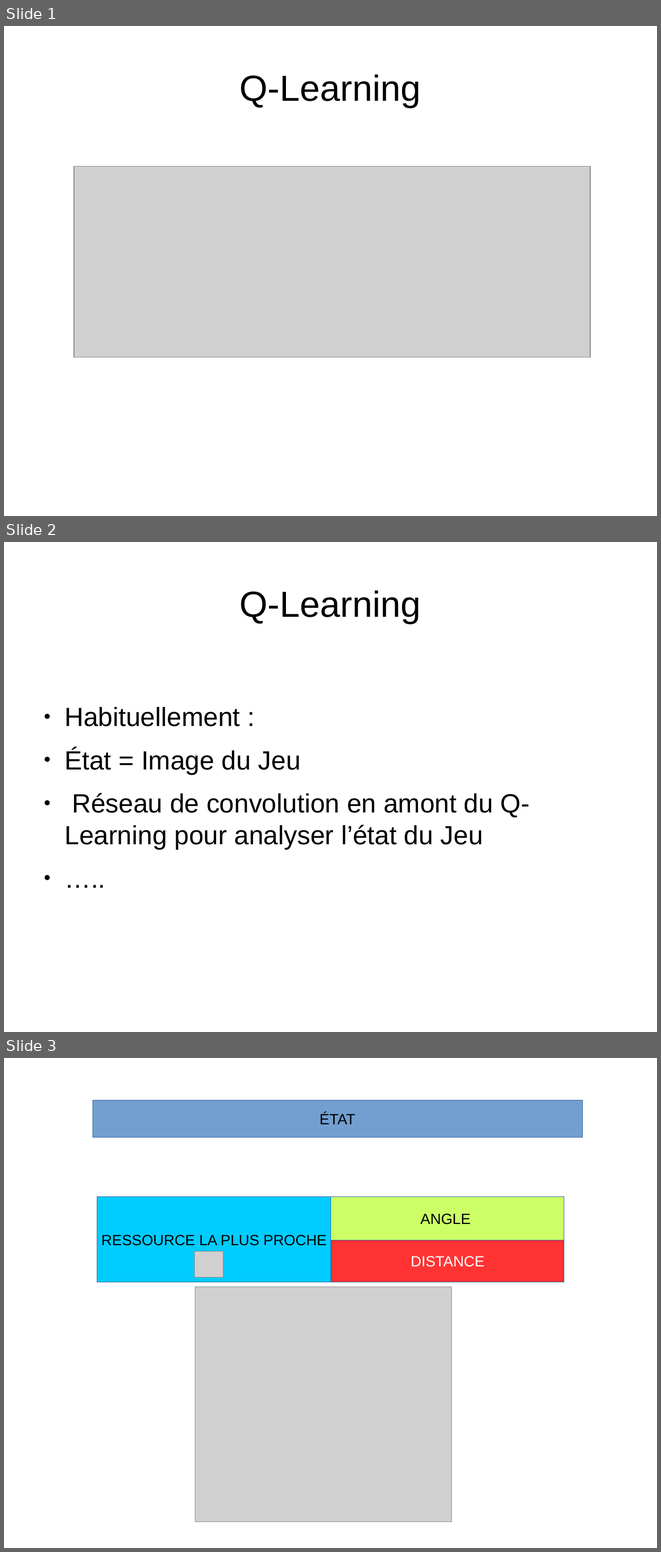
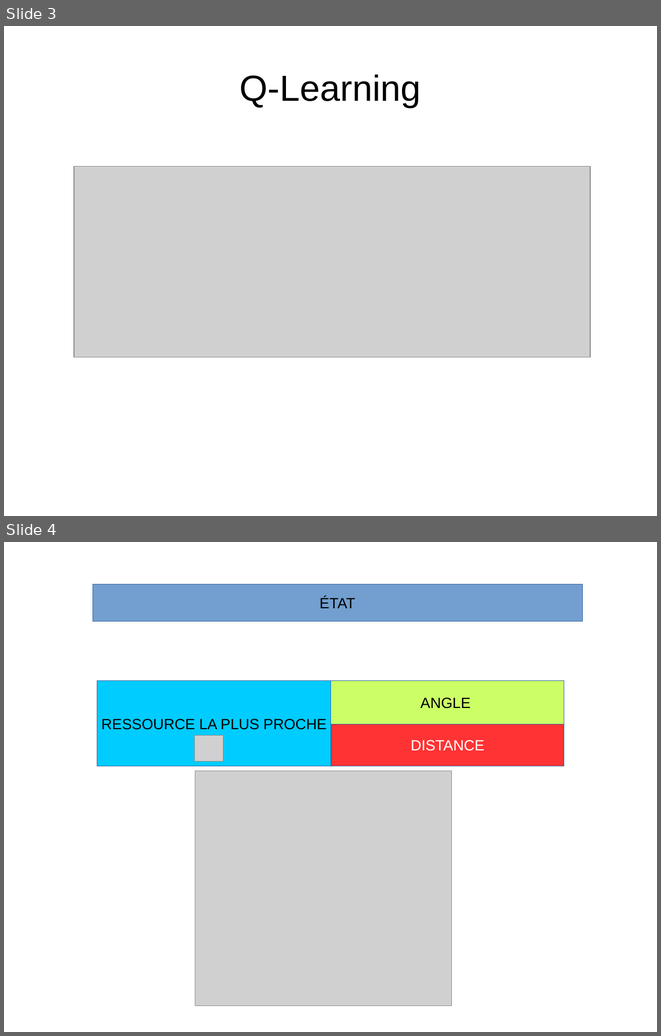
Before and after one commit to pfpimenta/projet_majeure, a slide deck: Presentation.odp. Shown one above the other, each under a label of ours: slides 1, 2 and 3 before the commit, slides 3 and 4 after it. The pictures are 661x1552 and 661x1036 pixels, drawn with LibreOffice and Linux fonts; fonts in the diff are those of the drawing; grey boxes stand for pictures. Boxes give left, top, right and bottom in pixels: in the first picture for what was removed or moved away, otherwise in the second. Text is boxed around its words. In the diff, an @@ line names an element or a change of style, - is before the commit and + after.

```diff
--- a/Presentation.odp
+++ b/Presentation.odp
@@ slide 2 removed at box(4, 542, 657, 1032), background #FFFFFF @@
@@ title removed at box(240, 590, 421, 623) @@
-Q-Learning
@@ text removed at box(64, 707, 530, 849) @@
-● Habituellement :
-● État = Image du Jeu
-● Réseau de convolution en amont du Q-Learning pour analyser l’état du Jeu
-● …..
@@ what was slide 1 is now slide 3 @@
@@ what was slide 3 is now slide 4 @@
```
Also in this commit, not shown: 3 slides changed, 2 slides added.
